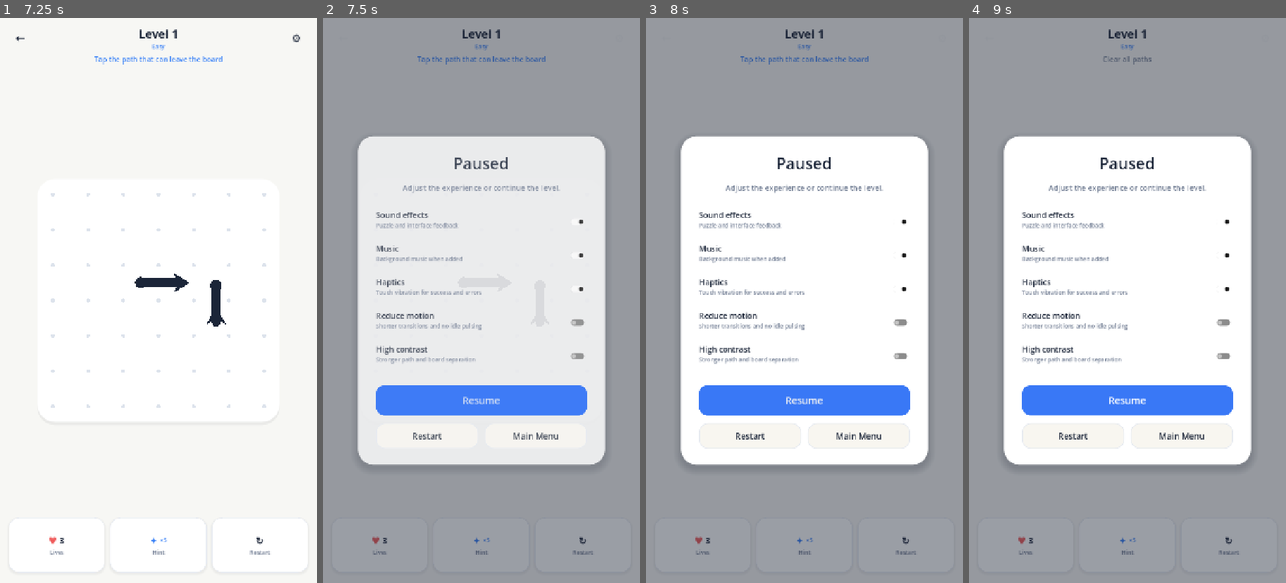
Above: before the commit, frames 1-4 (left to right).
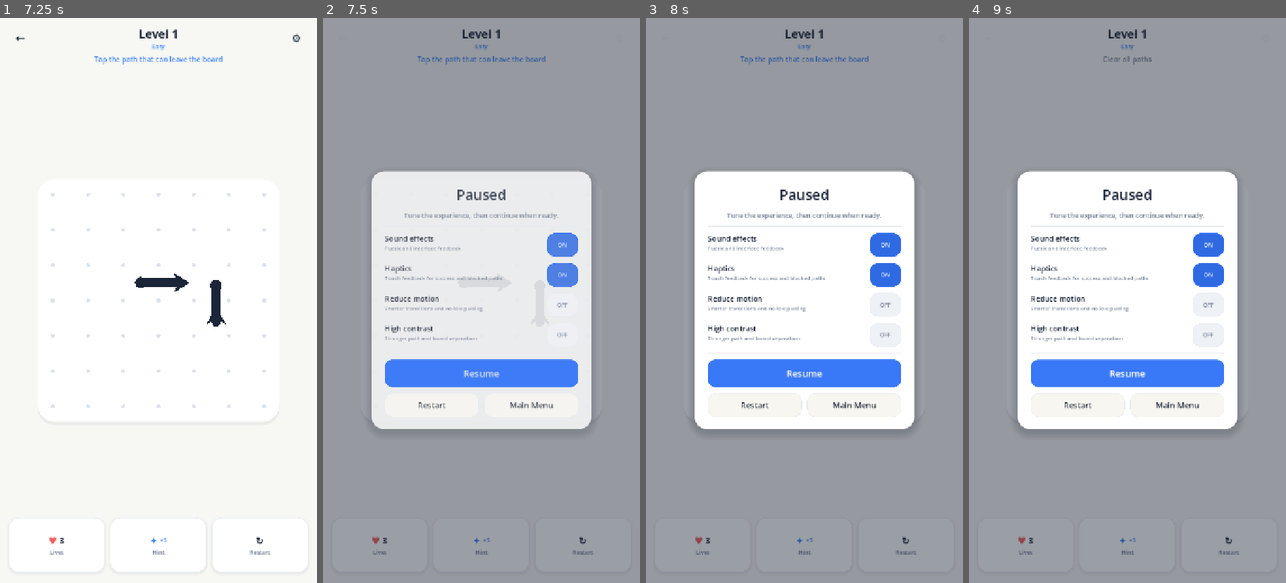
Above: after the commit, the same moments.

Repository: arvindgaikwad/Pathbreak
Game: Godot game, scene res://scenes/MainMenu.tscn
Two runs of this game, one before a commit and one after it. Both use one fixed random seed, a clock stepped at 60 frames per second and the inputs below.
Inputs (mouse positions are in pixels of both pictures, inside the frame that each line leads up to):
- Up to frame 1 (7.25 s): click "Start Journey" at 0.5 s; click "←" at 1.25 s; click "Start Journey" at 2 s; click (34, 159) at 2.75 s; click "←" at 3.5 s; click "Choose Level" at 4.25 s; click "←" at 5 s; click "Choose Level" at 5.75 s; click (34, 159) at 6.5 s
- Up to frame 2 (7.5 s): click "⚙" at 7.25 s
- Up to frame 3 (8 s): no input
- Up to frame 4 (9 s): click (1209, 244) at 8 s, where only the run after the commit has a clickable "ON"; click (1209, 244) at 8.75 s, where only the run after the commit has a clickable "OFF"

Frame 1 is identical in both runs. In frame 2, 23% of the frame differs, in the area x 10-90%, y 21-79%; in frame 3, 24%; in frame 4, 24%.

Commit message:
Replace unclear pause toggles with explicit ON and OFF controls

Diff:
--- a/scripts/ui/pause_menu.gd
+++ b/scripts/ui/pause_menu.gd
@@ -7,17 +7,17 @@
 
 var panel: PanelContainer
 var backdrop: ColorRect
-var sound_toggle: CheckButton
-var music_toggle: CheckButton
-var haptics_toggle: CheckButton
-var reduce_motion_toggle: CheckButton
-var high_contrast_toggle: CheckButton
+var sound_toggle: Button
+var haptics_toggle: Button
+var reduce_motion_toggle: Button
+var high_contrast_toggle: Button
 
 const COLOR_CANVAS := Color("#F8F6F0")
 const COLOR_CARD := Color("#FFFFFF")
 const COLOR_PRIMARY := Color("#1B2538")
 const COLOR_SECONDARY := Color("#717D93")
 const COLOR_ACCENT := Color("#3978F6")
+const COLOR_ACCENT_SOFT := Color("#EAF2FF")
 const COLOR_DIVIDER := Color("#E6EAF0")
 
 func _ready() -> void:
@@ -39,51 +39,50 @@
 	add_child(center)
 
 	panel = PanelContainer.new()
-	panel.custom_minimum_size = Vector2(560.0, 0.0)
+	panel.custom_minimum_size = Vector2(500.0, 0.0)
 	panel.add_theme_stylebox_override("panel", _make_panel_style())
 	center.add_child(panel)
 
 	var margin := MarginContainer.new()
-	margin.add_theme_constant_override("margin_left", 40)
-	margin.add_theme_constant_override("margin_top", 36)
-	margin.add_theme_constant_override("margin_right", 40)
-	margin.add_theme_constant_override("margin_bottom", 36)
+	margin.add_theme_constant_override("margin_left", 30)
+	margin.add_theme_constant_override("margin_top", 30)
+	margin.add_theme_constant_override("margin_right", 30)
+	margin.add_theme_constant_override("margin_bottom", 28)
 	panel.add_child(margin)
 
 	var content := VBoxContainer.new()
-	content.add_theme_constant_override("separation", 18)
+	content.add_theme_constant_override("separation", 14)
 	margin.add_child(content)
 
 	var title := Label.new()
 	title.text = "Paused"
 	title.horizontal_alignment = HORIZONTAL_ALIGNMENT_CENTER
 	title.add_theme_color_override("font_color", COLOR_PRIMARY)
-	title.add_theme_font_size_override("font_size", 36)
+	title.add_theme_font_size_override("font_size", 32)
 	content.add_child(title)
 
 	var subtitle := Label.new()
-	subtitle.text = "Adjust the experience or continue the level."
+	subtitle.text = "Tune the experience, then continue when ready."
 	subtitle.horizontal_alignment = HORIZONTAL_ALIGNMENT_CENTER
 	subtitle.autowrap_mode = TextServer.AUTOWRAP_WORD_SMART
 	subtitle.add_theme_color_override("font_color", COLOR_SECONDARY)
-	subtitle.add_theme_font_size_override("font_size", 17)
+	subtitle.add_theme_font_size_override("font_size", 15)
 	content.add_child(subtitle)
 
 	content.add_child(_make_divider())
 
 	sound_toggle = _add_setting_row(content, "Sound effects", "Puzzle and interface feedback")
-	music_toggle = _add_setting_row(content, "Music", "Background music when added")
-	haptics_toggle = _add_setting_row(content, "Haptics", "Touch vibration for success and errors")
+	haptics_toggle = _add_setting_row(content, "Haptics", "Touch feedback for success and blocked paths")
 	reduce_motion_toggle = _add_setting_row(content, "Reduce motion", "Shorter transitions and no idle pulsing")
 	high_contrast_toggle = _add_setting_row(content, "High contrast", "Stronger path and board separation")
 
 	content.add_child(_make_divider())
 
 	var resume_button := Button.new()
-	resume_button.custom_minimum_size = Vector2(0.0, 68.0)
+	resume_button.custom_minimum_size = Vector2(0.0, 62.0)
 	resume_button.text = "Resume"
 	resume_button.add_theme_color_override("font_color", Color.WHITE)
-	resume_button.add_theme_font_size_override("font_size", 22)
+	resume_button.add_theme_font_size_override("font_size", 21)
 	_apply_button_style(resume_button, true)
 	resume_button.pressed.connect(func() -> void:
 		AudioManager.play_button_sound()
@@ -92,15 +91,15 @@
 	content.add_child(resume_button)
 
 	var secondary_buttons := HBoxContainer.new()
-	secondary_buttons.add_theme_constant_override("separation", 14)
+	secondary_buttons.add_theme_constant_override("separation", 12)
 	content.add_child(secondary_buttons)
 
 	var restart_button := Button.new()
-	restart_button.custom_minimum_size = Vector2(0.0, 58.0)
+	restart_button.custom_minimum_size = Vector2(0.0, 54.0)
 	restart_button.size_flags_horizontal = Control.SIZE_EXPAND_FILL
 	restart_button.text = "Restart"
 	restart_button.add_theme_color_override("font_color", COLOR_PRIMARY)
-	restart_button.add_theme_font_size_override("font_size", 19)
+	restart_button.add_theme_font_size_override("font_size", 18)
 	_apply_button_style(restart_button, false)
 	restart_button.pressed.connect(func() -> void:
 		AudioManager.play_button_sound()
@@ -109,11 +108,11 @@
 	secondary_buttons.add_child(restart_button)
 
 	var menu_button := Button.new()
-	menu_button.custom_minimum_size = Vector2(0.0, 58.0)
+	menu_button.custom_minimum_size = Vector2(0.0, 54.0)
 	menu_button.size_flags_horizontal = Control.SIZE_EXPAND_FILL
 	menu_button.text = "Main Menu"
 	menu_button.add_theme_color_override("font_color", COLOR_PRIMARY)
-	menu_button.add_theme_font_size_override("font_size", 19)
+	menu_button.add_theme_font_size_override("font_size", 18)
 	_apply_button_style(menu_button, false)
 	menu_button.pressed.connect(func() -> void:
 		AudioManager.play_button_sound()
@@ -121,17 +120,28 @@
 	)
 	secondary_buttons.add_child(menu_button)
 
-	sound_toggle.toggled.connect(func(enabled: bool) -> void: SettingsManager.set_sound_enabled(enabled))
-	music_toggle.toggled.connect(func(enabled: bool) -> void: SettingsManager.set_music_enabled(enabled))
-	haptics_toggle.toggled.connect(func(enabled: bool) -> void: SettingsManager.set_haptics_enabled(enabled))
-	reduce_motion_toggle.toggled.connect(func(enabled: bool) -> void: SettingsManager.set_reduce_motion(enabled))
-	high_contrast_toggle.toggled.connect(func(enabled: bool) -> void: SettingsManager.set_high_contrast(enabled))
+	sound_toggle.toggled.connect(func(enabled: bool) -> void:
+		SettingsManager.set_sound_enabled(enabled)
+		_update_toggle_visual(sound_toggle, enabled)
+	)
+	haptics_toggle.toggled.connect(func(enabled: bool) -> void:
+		SettingsManager.set_haptics_enabled(enabled)
+		_update_toggle_visual(haptics_toggle, enabled)
+	)
+	reduce_motion_toggle.toggled.connect(func(enabled: bool) -> void:
+		SettingsManager.set_reduce_motion(enabled)
+		_update_toggle_visual(reduce_motion_toggle, enabled)
+	)
+	high_contrast_toggle.toggled.connect(func(enabled: bool) -> void:
+		SettingsManager.set_high_contrast(enabled)
+		_update_toggle_visual(high_contrast_toggle, enabled)
+	)
 	resume_button.grab_focus()
 
-func _add_setting_row(parent: VBoxContainer, title_text: String, description_text: String) -> CheckButton:
+func _add_setting_row(parent: VBoxContainer, title_text: String, description_text: String) -> Button:
 	var row := HBoxContainer.new()
-	row.custom_minimum_size = Vector2(0.0, 58.0)
-	row.add_theme_constant_override("separation", 16)
+	row.custom_minimum_size = Vector2(0.0, 54.0)
+	row.add_theme_constant_override("separation", 14)
 	parent.add_child(row)
 
 	var text_box := VBoxContainer.new()
@@ -142,29 +152,54 @@
 	var title := Label.new()
 	title.text = title_text
 	title.add_theme_color_override("font_color", COLOR_PRIMARY)
-	title.add_theme_font_size_override("font_size", 18)
+	title.add_theme_font_size_override("font_size", 17)
 	text_box.add_child(title)
 
 	var description := Label.new()
 	description.text = description_text
 	description.autowrap_mode = TextServer.AUTOWRAP_WORD_SMART
 	description.add_theme_color_override("font_color", COLOR_SECONDARY)
-	description.add_theme_font_size_override("font_size", 13)
+	description.add_theme_font_size_override("font_size", 12)
 	text_box.add_child(description)
 
-	var toggle := CheckButton.new()
-	toggle.custom_minimum_size = Vector2(72.0, 52.0)
+	var toggle := Button.new()
+	toggle.toggle_mode = true
+	toggle.custom_minimum_size = Vector2(72.0, 38.0)
 	toggle.focus_mode = Control.FOCUS_ALL
+	toggle.add_theme_font_size_override("font_size", 13)
 	row.add_child(toggle)
 	return toggle
+
+func _update_toggle_visual(toggle: Button, enabled: bool) -> void:
+	toggle.text = "ON" if enabled else "OFF"
+	toggle.add_theme_color_override("font_color", Color.WHITE if enabled else COLOR_SECONDARY)
+
+	var normal := StyleBoxFlat.new()
+	normal.bg_color = COLOR_ACCENT if enabled else Color("#EEF1F5")
+	normal.border_color = COLOR_ACCENT if enabled else COLOR_DIVIDER
+	normal.border_width_left = 1
+	normal.border_width_top = 1
+	normal.border_width_right = 1
+	normal.border_width_bottom = 1
+	normal.corner_radius_top_left = 19
+	normal.corner_radius_top_right = 19
+	normal.corner_radius_bottom_left = 19
+	normal.corner_radius_bottom_right = 19
+
+	var pressed := normal.duplicate() as StyleBoxFlat
+	pressed.bg_color = Color("#2F6AE2") if enabled else Color("#E2E7EE")
+	toggle.add_theme_stylebox_override("normal", normal)
+	toggle.add_theme_stylebox_override("hover", pressed)
+	toggle.add_theme_stylebox_override("pressed", pressed)
+	toggle.add_theme_stylebox_override("focus", normal)
 
 func _make_panel_style() -> StyleBoxFlat:
 	var style := StyleBoxFlat.new()
 	style.bg_color = COLOR_CARD
-	style.corner_radius_top_left = 34
-	style.corner_radius_top_right = 34
-	style.corner_radius_bottom_left = 34
-	style.corner_radius_bottom_right = 34
+	style.corner_radius_top_left = 30
+	style.corner_radius_top_right = 30
+	style.corner_radius_bottom_left = 30
+	style.corner_radius_bottom_right = 30
 	style.shadow_color = Color(0.08, 0.10, 0.16, 0.18)
 	style.shadow_size = 18
 	style.shadow_offset = Vector2(0.0, 8.0)
@@ -181,28 +216,31 @@
 	var normal := StyleBoxFlat.new()
 	normal.bg_color = COLOR_ACCENT if primary else COLOR_CANVAS
 	normal.border_color = COLOR_ACCENT if primary else COLOR_DIVIDER
-	normal.border_width_left = 0 if primary else 2
-	normal.border_width_top = 0 if primary else 2
-	normal.border_width_right = 0 if primary else 2
-	normal.border_width_bottom = 0 if primary else 2
-	normal.corner_radius_top_left = 20
-	normal.corner_radius_top_right = 20
-	normal.corner_radius_bottom_left = 20
-	normal.corner_radius_bottom_right = 20
+	normal.border_width_left = 0 if primary else 1
+	normal.border_width_top = 0 if primary else 1
+	normal.border_width_right = 0 if primary else 1
+	normal.border_width_bottom = 0 if primary else 1
+	normal.corner_radius_top_left = 18
+	normal.corner_radius_top_right = 18
+	normal.corner_radius_bottom_left = 18
+	normal.corner_radius_bottom_right = 18
 
 	var pressed := normal.duplicate() as StyleBoxFlat
 	pressed.bg_color = Color("#2F6AE2") if primary else Color("#EEF1F5")
 	button.add_theme_stylebox_override("normal", normal)
-	button.add_theme_stylebox_override("hover", normal)
+	button.add_theme_stylebox_override("hover", pressed)
 	button.add_theme_stylebox_override("focus", normal)
 	button.add_theme_stylebox_override("pressed", pressed)
 
 func _sync_from_settings() -> void:
 	sound_toggle.set_pressed_no_signal(SettingsManager.sound_enabled)
-	music_toggle.set_pressed_no_signal(SettingsManager.music_enabled)
 	haptics_toggle.set_pressed_no_signal(SettingsManager.haptics_enabled)
 	reduce_motion_toggle.set_pressed_no_signal(SettingsManager.reduce_motion)
 	high_contrast_toggle.set_pressed_no_signal(SettingsManager.high_contrast)
+	_update_toggle_visual(sound_toggle, SettingsManager.sound_enabled)
+	_update_toggle_visual(haptics_toggle, SettingsManager.haptics_enabled)
+	_update_toggle_visual(reduce_motion_toggle, SettingsManager.reduce_motion)
+	_update_toggle_visual(high_contrast_toggle, SettingsManager.high_contrast)
 
 func _finish_layout() -> void:
 	if not is_instance_valid(panel):
@@ -215,7 +253,7 @@
 		return
 	backdrop.modulate.a = 0.0
 	panel.modulate.a = 0.0
-	panel.scale = Vector2(0.92, 0.92)
+	panel.scale = Vector2(0.94, 0.94)
 	var tween := create_tween().set_parallel(true)
 	tween.tween_property(backdrop, "modulate:a", 1.0, 0.18)
 	tween.tween_property(panel, "modulate:a", 1.0, 0.22)
